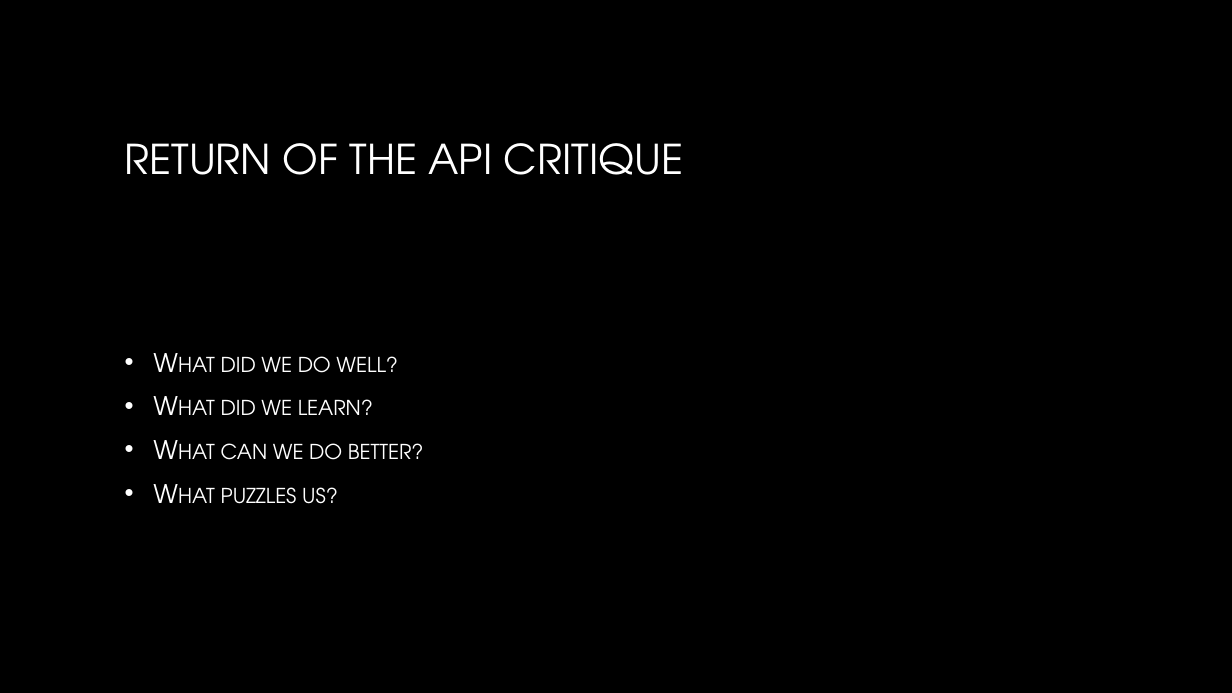
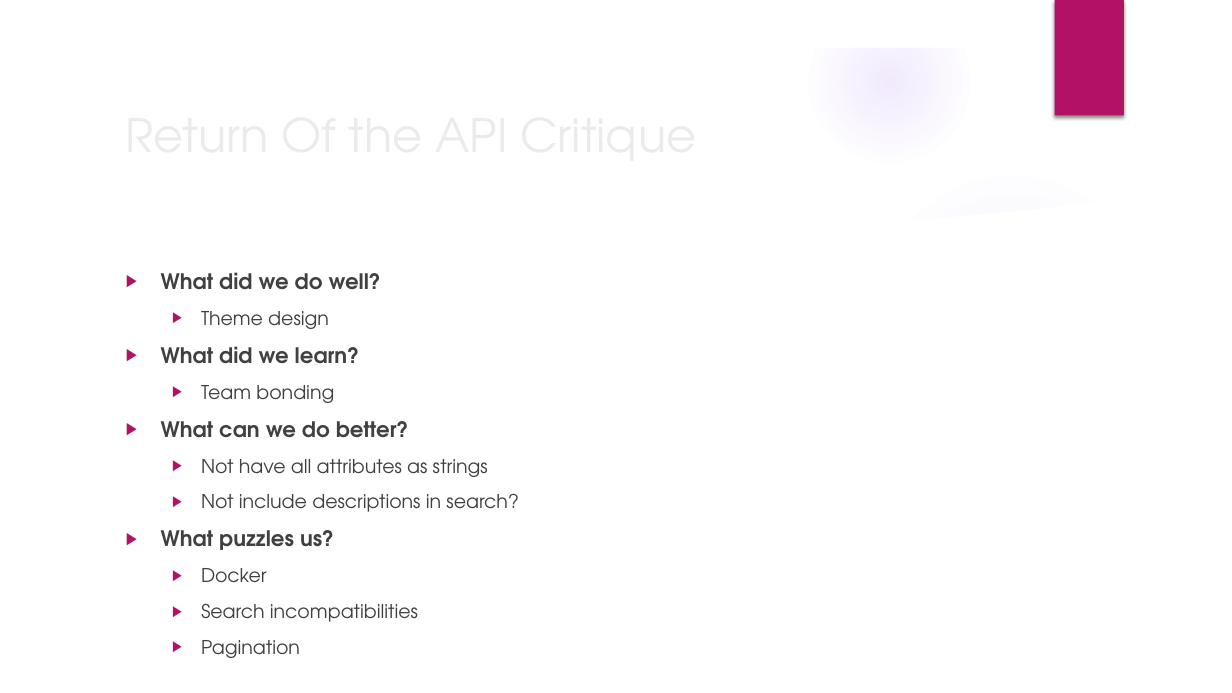
Before and after one commit to dianaruth/cs373-idb, a slide deck: slide 10 of swewars.pptx (slide 11 before the commit). Drawn at 1232x693 pixels with LibreOffice and Linux fonts; fonts in the diff are those of the drawing; background and template pictures are left out. Boxes give left, top, right and bottom in pixels: in the first picture for what was removed or moved away, otherwise in the second. Text is boxed around its words. In the diff, an @@ line names an element or a change of style, - is before the commit and + after.

```diff
--- a/swewars.pptx
+++ b/swewars.pptx
@@ group added at (x1=0, y1=0, x2=1232, y2=693): 5 ellipses, 3 freeform shapes @@
@@ rectangle added at (x1=1055, y1=0, x2=1124, y2=116), fill #B31166 @@
@@ title at (x1=125, y1=143, x2=683, y2=175): text changed; size 32 to 36 pt; text colour gradient #FFFFFF to #A6A6A6 to #EBEBEB @@
-RETURN OF THE API CRITIQUE
+Return Of the API Critique
@@ text at (x1=161, y1=272, x2=519, y2=658): paragraph added @@
+  ▶ Theme design
@@ text "What did we do well?" moved from (x1=221, y1=356, x2=424, y2=504) to (x1=161, y1=272, x2=519, y2=658) @@
@@ text "What did we do well?" at (x1=161, y1=272, x2=519, y2=658): vertical alignment middle to top @@
@@ text at (x1=161, y1=272, x2=409, y2=550): size 20 to 16.6 pt, text colour gradient #FFFFFF to #BFBFBF to #404040, bold on, small capitals off in "What did we do well?", "What did we learn?", "What can we do better?", "What puzzles us?"; bullet • to ▶; bullet colour #FFFFFF to #B31166 @@
@@ text at (x1=201, y1=385, x2=334, y2=403): paragraph added @@
+  ▶ Team bonding
@@ text at (x1=201, y1=459, x2=519, y2=512): paragraphs added @@
+  ▶ Not have all attributes as strings
+  ▶ Not include descriptions in search?
@@ text at (x1=201, y1=568, x2=418, y2=658): paragraphs added @@
+  ▶ Docker
+  ▶ Search incompatibilities
+  ▶ Pagination
```
Also in this commit, not shown: 5 other slides changed, 6 slides added, 8 slides removed.
